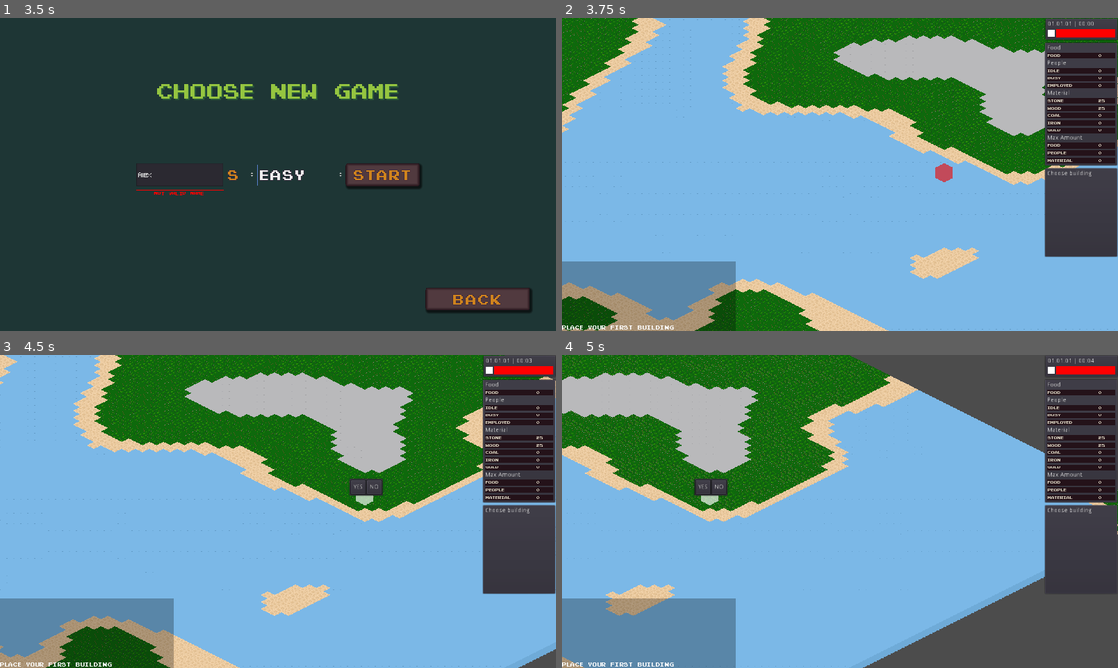
Above: before the commit, frames 1-4 (two rows, left to right).
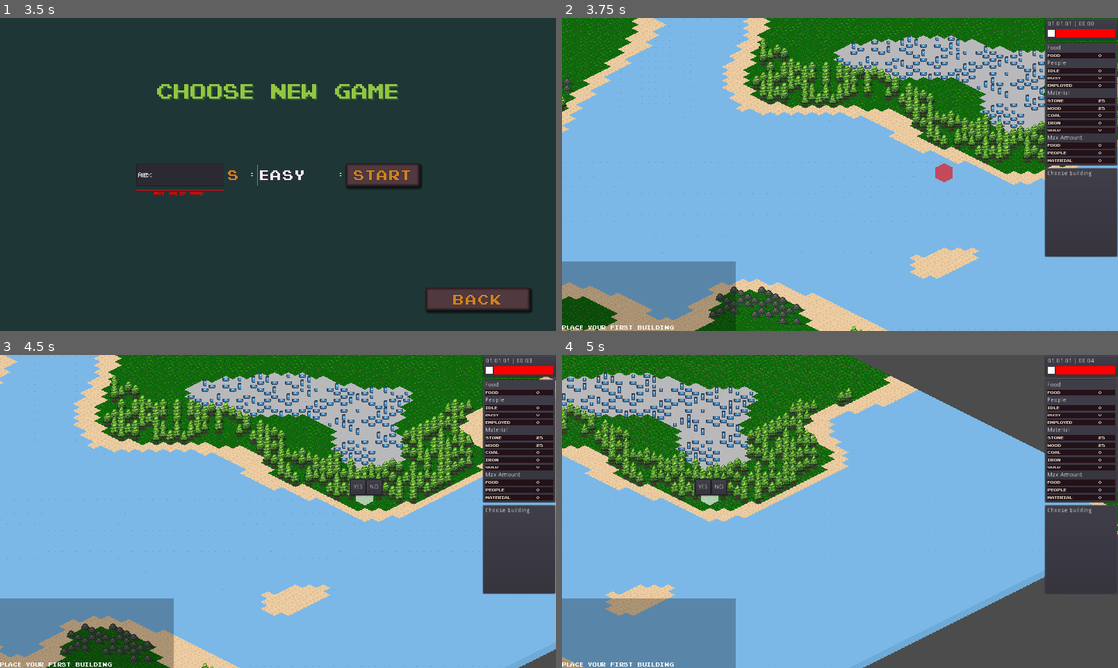
Above: after the commit, the same moments.

Repository: FilMer17/MightyTower
Game: Godot game, scene res://ui/menu/TitleMenu.tscn
Same seed, same stepped clock (60 frames per second), same inputs: the game is played once before the commit and once after it. The engine's default icon, where the game draws it, is replaced by a stand-in: a white triangle on a blue panel in a dark square.
Inputs (mouse positions are in pixels of both pictures, inside the frame that each line leads up to):
- Up to frame 1 (3.5 s): click "New Game" at 0.5 s; click (177, 174) at 1.27 s; type "Alex" at 1.35 s; click "EASY" at 2 s; click "EASY" at 2.75 s
- Up to frame 2 (3.75 s): click "Start" at 3.5 s
- Up to frame 3 (4.5 s): tap Enter at 4.25 s; move the mouse to (400, 495) at 4.27 s; hold Right (ui_right) from 4.28 s (still down); hold 1 (building1) from 4.28 s (still down); click (400, 495) at 4.42 s
- Up to frame 4 (5 s): keep holding Right (ui_right); keep holding 1 (building1)

Frame 1 is identical in both runs. In frame 2, 7.5% of the frame differs, in the area x 0-100%, y 5-100%; in frame 3, 9.8%, in the area x 10-86%, y 5-100%; in frame 4, 7.0%.
Error before the commit: Invalid get index '[PackedScene:1597]' (on base: 'Dictionary'). (res://source/map/entities/Entities.gd:76)

Commit message:
Logic Load loading worlddata|terrain|entities

Diff:
--- a/game/source/map/entities/Entities.gd
+++ b/game/source/map/entities/Entities.gd
@@ -3,26 +3,14 @@
 const MAP_SIZE := { "S" : 90, "M" : 120, "L" : 150 }
 
 onready var terrain := Scene.search("Terrain")
-onready var tree_sprites := {
-	1 : preload("res://graphics/entities/Tree.png"),
-	2 : preload("res://graphics/entities/Tree2.png"),
-	3 : preload("res://graphics/entities/Tree3.png")
-}
-
-onready var rock_sprites := {
-	1 : preload("res://graphics/entities/Rock.png")
-}
-
-onready var coal_sprites := {
-	1 : preload("res://icon.png")
-}
-
-onready var gold_sprites := {
-	1 : preload("res://icon.png")
-}
-
-onready var iron_sprites := {
-	1 : preload("res://icon.png")
+onready var sprites := {
+	"tree1" : preload("res://graphics/entities/Tree.png"),
+	"tree2" : preload("res://graphics/entities/Tree2.png"),
+	"tree3" : preload("res://graphics/entities/Tree3.png"),
+	"rock1" : preload("res://graphics/entities/Rock.png"),
+	"coal1" : preload("res://icon.png"),
+	"gold1" : preload("res://icon.png"),
+	"iron1" : preload("res://icon.png")
 }
 
 var data: Dictionary = {}
@@ -53,11 +41,11 @@
 	var rnum = rng.randi_range(1, 12)
 
 	if rnum in range(1, 5):
-		data[pos] = { "type" : GlobalData.entities["Coal"], "sprite" : coal_sprites[1]}
+		data[pos] = { "type" : "Coal", "sprite" : "coal" + str(1)}
 	elif rnum in range(4, 7):
-		data[pos] = { "type" : GlobalData.entities["Iron"], "sprite" : iron_sprites[1]}
+		data[pos] = { "type" : "Iron", "sprite" : "iron" + str(1)}
 	elif rnum == 7:
-		data[pos] = { "type" : GlobalData.entities["Gold"], "sprite" : gold_sprites[1]}
+		data[pos] = { "type" : "Gold", "sprite" : "gold" + str(1)}
 
 func _create_noise() -> OpenSimplexNoise:
 #	randomize()
@@ -75,7 +63,7 @@
 	for file_data in data.keys():
 		var entity = GlobalData.entities[data[file_data]["type"]].instance()
 		entity.position = grid.map_to_world(file_data)
-		entity.get_node("Sprite").texture = data[file_data]["sprite"]
+		entity.get_node("Sprite").texture = sprites[data[file_data]["sprite"]]
 		terrain.data[file_data]["placed"] = entity.name
 		add_child(entity)
 		data[file_data]["path"] = entity.get_path()
@@ -89,9 +77,9 @@
 
 	if noise_sample > -0.2 and noise_sample < -0.1:
 		if not rnum == 1 and _terrain == 0:
-			return { "type" : GlobalData.entities["Rock"], "sprite" : rock_sprites[1] }
+			return { "type" : "Rock", "sprite" : "rock" + str(1) }
 	if noise_sample > 0 and noise_sample < 0.125:
 		if not rnum == 1 and _terrain == 0:
-			return { "type" : GlobalData.entities["Tree"], "sprite" : tree_sprites[rsprite_num] }
+			return { "type" : "Tree", "sprite" : "tree" + str(rsprite_num) }
 
 	return {}
--- a/game/ui/menu/NewGameMenu.gd
+++ b/game/ui/menu/NewGameMenu.gd
@@ -21,7 +21,8 @@
 			elif not file.begins_with("."):
 				files_count += 1
 		w_data.world_name = "world" + str(files_count)
-		dir.make_dir(w_data.world_name)
+
+	dir.make_dir(w_data.world_name)
 
 	GlobalData.world_is_new = true
 	Scene.change("Game")
